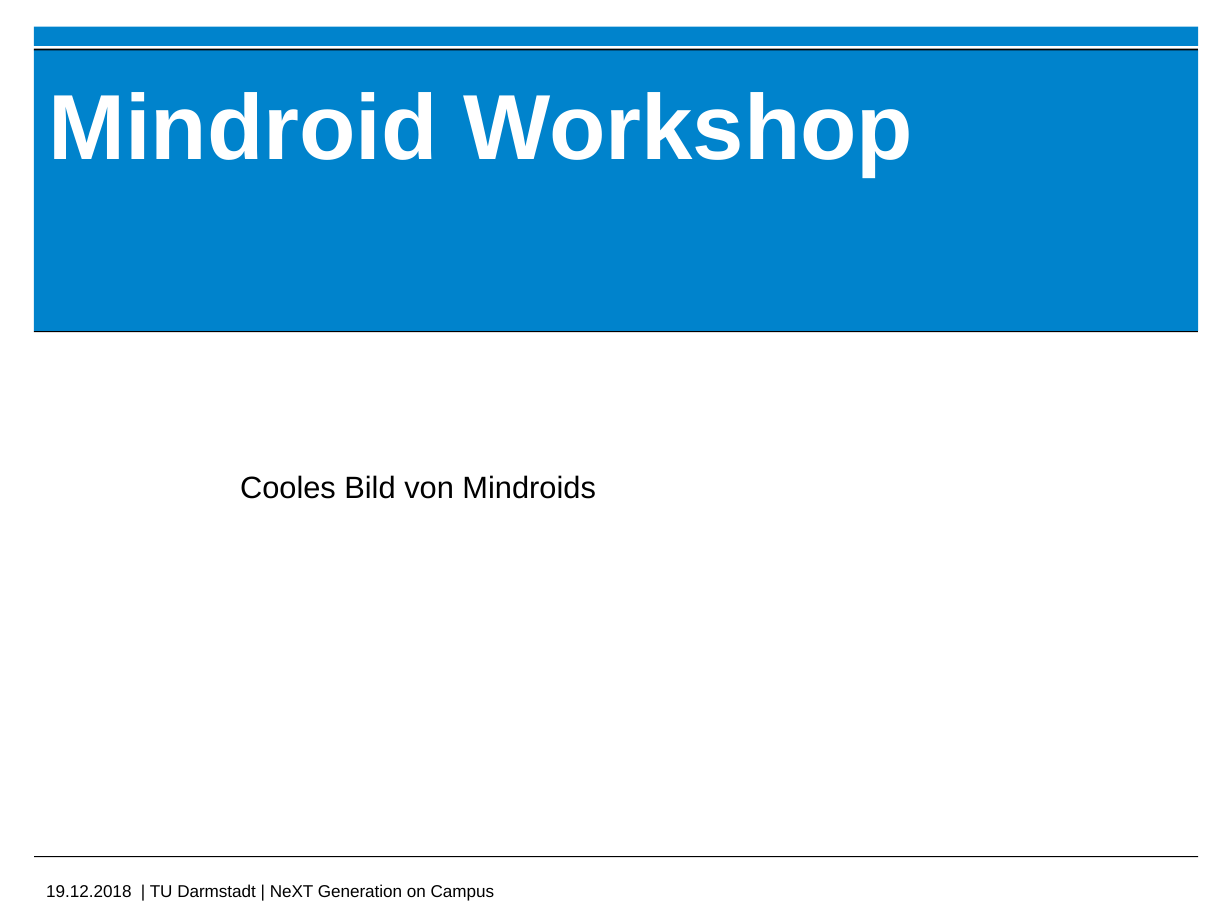
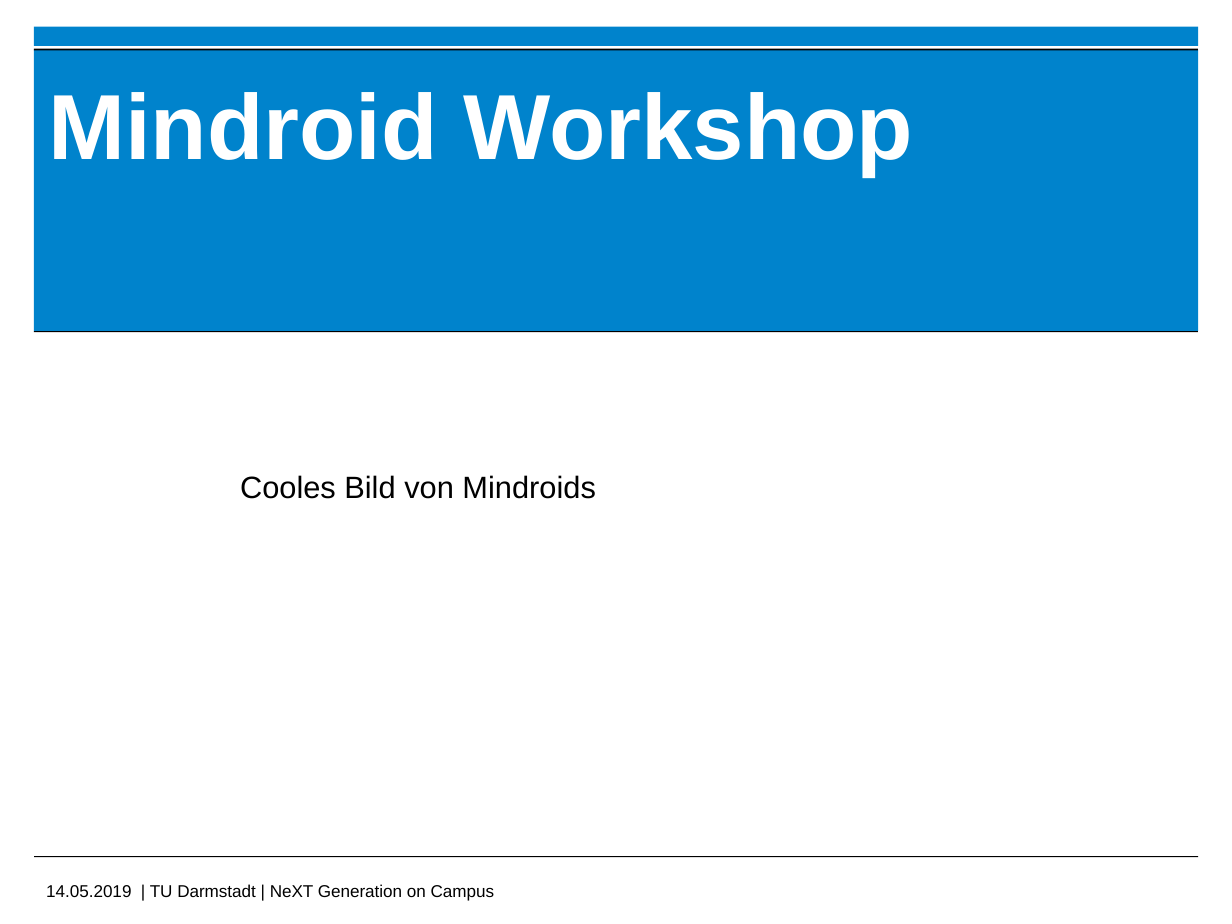
Before and after one commit to NeXT-Workshops/mindroid, a slide deck: slide 1 of doc/IntroPresentation/Mindroid Intro.pptx. Drawn at 1232x924 pixels with LibreOffice and Linux fonts; fonts in the diff are those of the drawing; background and template pictures are left out. Boxes give left, top, right and bottom in pixels: in the first picture for what was removed or moved away, otherwise in the second. Text is boxed around its words. In the diff, an @@ line names an element or a change of style, - is before the commit and + after.

```diff
--- a/doc/IntroPresentation/Mindroid Intro.pptx
+++ b/doc/IntroPresentation/Mindroid Intro.pptx
@@ text at <box>46,884,495,901</box>: text changed @@
-19.12.2018 | TU Darmstadt | NeXT Generation on Campus
+14.05.2019 | TU Darmstadt | NeXT Generation on Campus
```
Also in this commit, not shown: 1 other slide changed, 1 other file.
